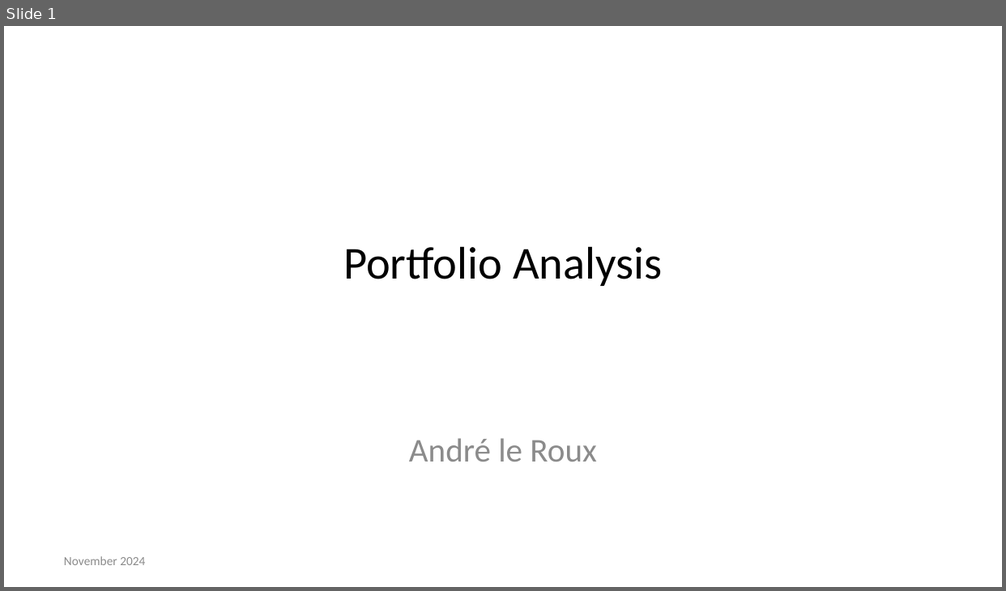
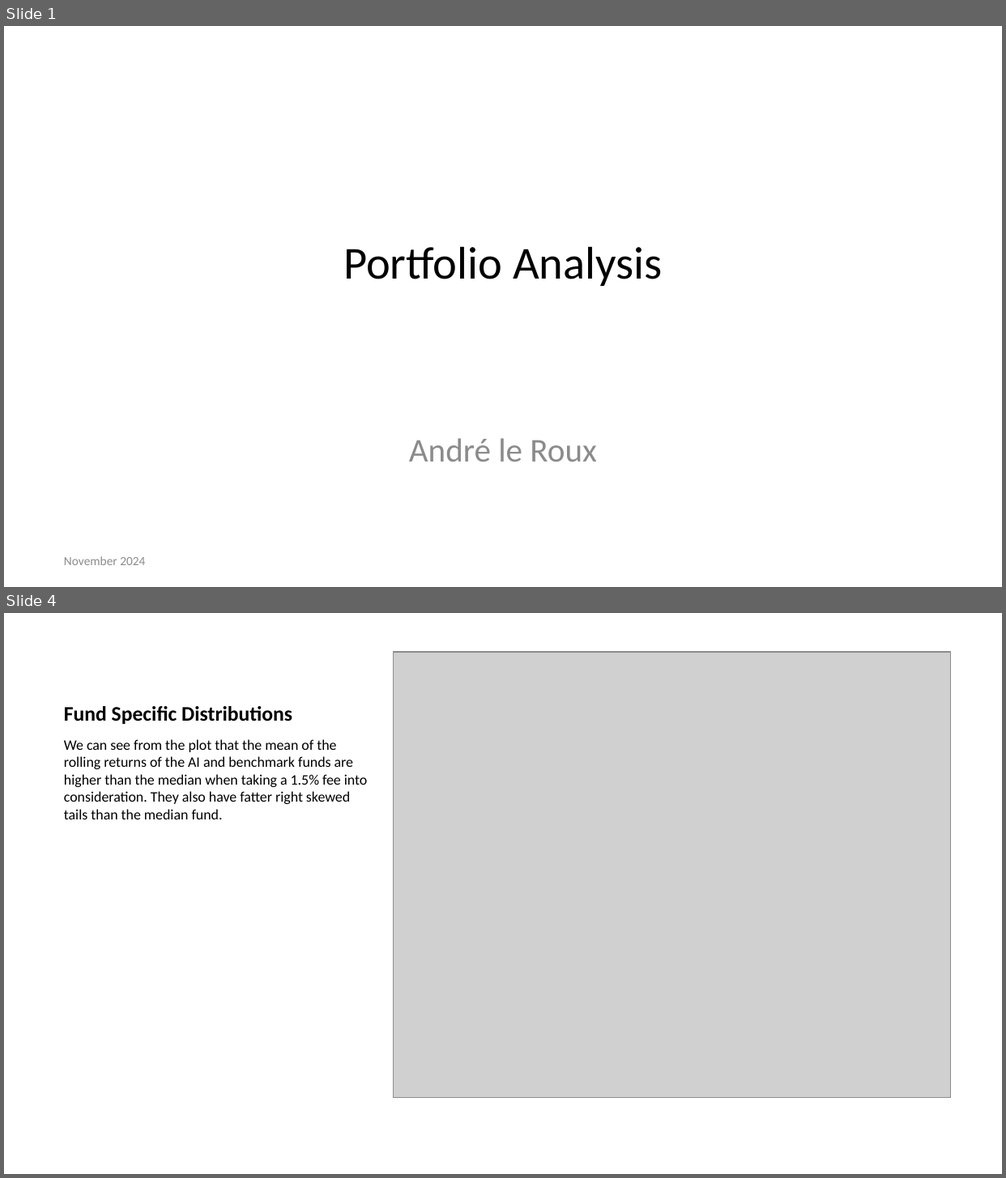
Before and after one commit to Andrelleroux/22568948_fin_metrics, a slide deck: Questions/Question_1/Question_1.pptx. Shown one above the other, each under a label of ours: slide 1 before the commit, slides 1 and 4 after it; the slides between them are not shown. The pictures are 1006x591 and 1006x1178 pixels, drawn with LibreOffice and Linux fonts; fonts in the diff are those of the drawing; grey boxes stand for pictures. Boxes give left, top, right and bottom in pixels: in the first picture for what was removed or moved away, otherwise in the second. Text is boxed around its words. In the diff, an @@ line names an element or a change of style, - is before the commit and + after.

```diff
--- a/Questions/Question_1/Question_1.pptx
+++ b/Questions/Question_1/Question_1.pptx
@@ slide 4 added at bbox=[4, 613, 1002, 1174], background #FFFFFF @@
@@ picture added at bbox=[393, 652, 950, 1098] @@
@@ title added at bbox=[64, 706, 292, 724], 15 pt, text #000000, bold @@
+Fund Specific Distributions
@@ text added at bbox=[64, 739, 368, 820], 10.5 pt, text #000000 @@
+We can see from the plot that the mean of the rolling returns of the AI and benchmark funds are higher than the median when taking a 1.5% fee into consideration. They also have fatter right skewed tails than the median fund.
```
Also in this commit, not shown: 3 slides changed, 1 slide removed, 4 other files.
